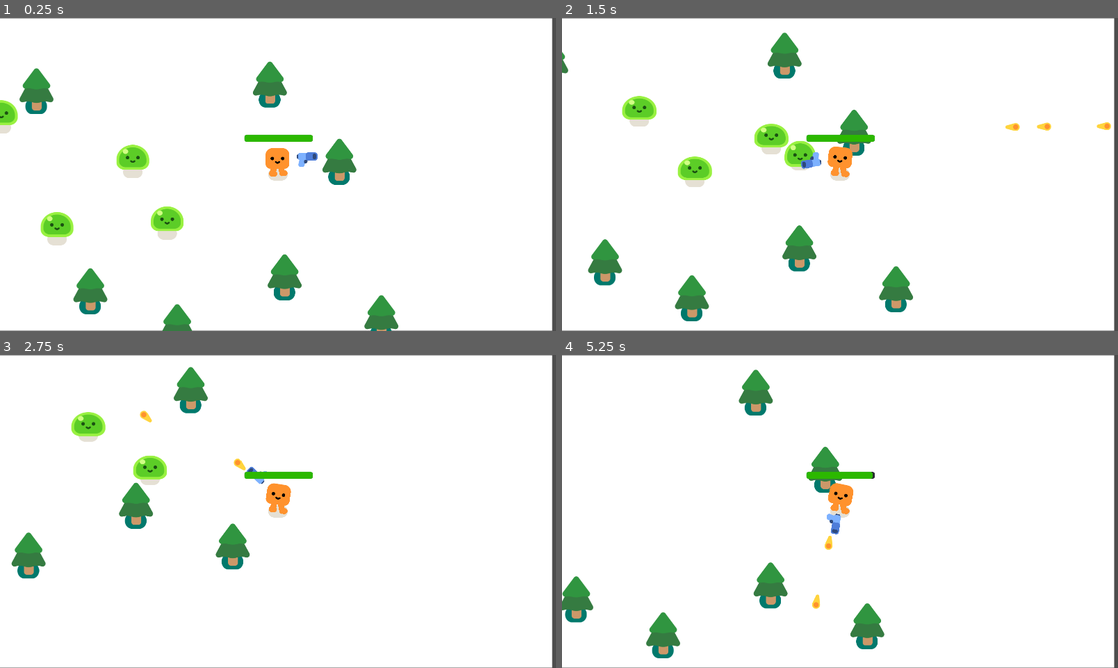
Above: before the commit, frames 1-4 (two rows, left to right).
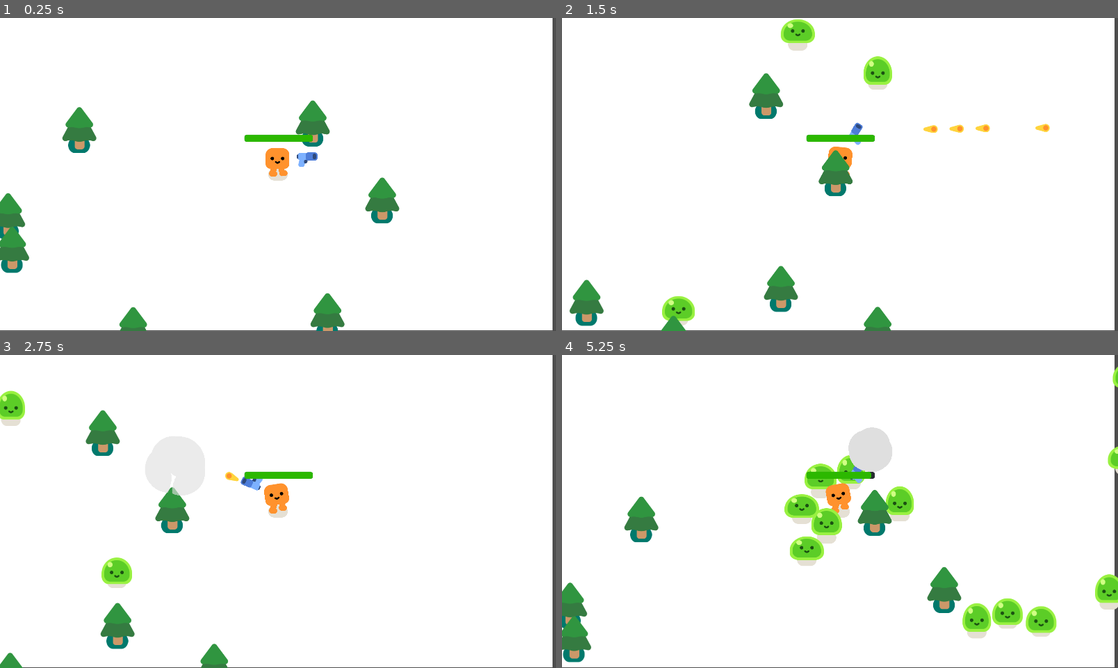
Above: after the commit, the same moments.

Repository: daogiabaohp420/VampireSurvivor-Classic
Game: Godot game, scene res://vampire_game.tscn
Two runs of this game, one before a commit and one after it. Both use one fixed random seed, a clock stepped at 60 frames per second and the inputs below.
Inputs:
- Up to frame 1 (0.25 s): no input
- Up to frame 2 (1.5 s): hold D (move_right) 0.53-1.28 s; hold S (move_down) from 1.28 s (still down)
- Up to frame 3 (2.75 s): release S (move_down) at 2.03 s; hold D (move_right) from 2.03 s (still down)
- Up to frame 4 (5.25 s): release D (move_right) at 2.78 s; hold W (move_up) 2.78-3.53 s; hold A (move_left) 3.53-5.03 s; hold S (move_down) from 5.03 s (still down)

The runs differ from the first frame. In frame 1, 9.4% of the frame differs, in the area x 0-100%, y 0-100%; in frame 2, 9.9%; in frame 3, 7.0%; in frame 4, 11%.

Commit message:
Set the monster spawn auto
Use pathway 2d and pathwayfollow 2d to limit position where they spawn. Then use time out for how long monster spawn each time.

Diff:
--- /dev/null
+++ b/vampire_game.gd
@@ -0,0 +1,14 @@
+extends Node2D
+
+
+
+
+func spawn_monster():
+	var new_monster = preload("res://monster.tscn").instantiate()
+	%PathFollow2D.progress_ratio = randf()
+	new_monster.global_position = %PathFollow2D.global_position
+	add_child(new_monster)
+
+
+func _on_timer_timeout():
+	spawn_monster()
--- a/vampire_game.tscn
+++ b/vampire_game.tscn
@@ -1,26 +1,39 @@
-[gd_scene load_steps=4 format=3 uid="uid://b6gdifop03ndp"]
+[gd_scene load_steps=5 format=3 uid="uid://b6gdifop03ndp"]
 
 [ext_resource type="PackedScene" uid="uid://du24mrkpgi1ht" path="res://player.tscn" id="1_mu83a"]
-[ext_resource type="PackedScene" uid="uid://okvskn66nk7y" path="res://monster.tscn" id="2_fwjr2"]
+[ext_resource type="Script" path="res://vampire_game.gd" id="1_yctrb"]
 [ext_resource type="PackedScene" uid="uid://dof33jkh5b8ia" path="res://pine_tree.tscn" id="2_wbywh"]
+
+[sub_resource type="Curve2D" id="Curve2D_k8sj5"]
+_data = {
+"points": PackedVector2Array(0, 0, 0, 0, -236, -180, 0, 0, 0, 0, 2164, -181, 0, 0, 0, 0, 2163, 1212, 0, 0, 0, 0, -240, 1192, 0, 0, 0, 0, -233, -183)
+}
+point_count = 5
 
 [node name="Game" type="Node2D"]
 y_sort_enabled = true
+script = ExtResource("1_yctrb")
 
 [node name="CanvasLayer" type="CanvasLayer" parent="."]
 layer = -30
 
 [node name="ColorRect" type="ColorRect" parent="CanvasLayer"]
-offset_left = -2.0
-offset_top = 1.0
-offset_right = 1907.0
-offset_bottom = 1079.0
+offset_left = -1.0
+offset_right = 1908.0
+offset_bottom = 1078.0
 
 [node name="Player" parent="." instance=ExtResource("1_mu83a")]
-position = Vector2(1338, 401)
+position = Vector2(1190, 267)
 
-[node name="Monster" parent="." instance=ExtResource("2_fwjr2")]
-position = Vector2(749, 391)
+[node name="Path2D" type="Path2D" parent="Player"]
+position = Vector2(-1190, -267)
+curve = SubResource("Curve2D_k8sj5")
+
+[node name="PathFollow2D" type="PathFollow2D" parent="Player/Path2D"]
+unique_name_in_owner = true
+position = Vector2(1021.73, -180.524)
+rotation = -0.000416667
+progress = 1257.74
 
 [node name="PineTree" parent="." instance=ExtResource("2_wbywh")]
 position = Vector2(257, 462)
@@ -55,11 +68,8 @@
 [node name="PineTree11" parent="." instance=ExtResource("2_wbywh")]
 position = Vector2(271, 578)
 
-[node name="Monster2" parent="." instance=ExtResource("2_fwjr2")]
-position = Vector2(491, 649)
+[node name="Timer" type="Timer" parent="."]
+wait_time = 0.3
+autostart = true
 
-[node name="Monster3" parent="." instance=ExtResource("2_fwjr2")]
-position = Vector2(878, 646)
-
-[node name="Monster4" parent="." instance=ExtResource("2_fwjr2")]
-position = Vector2(296, 224)
+[connection signal="timeout" from="Timer" to="." method="_on_timer_timeout"]
